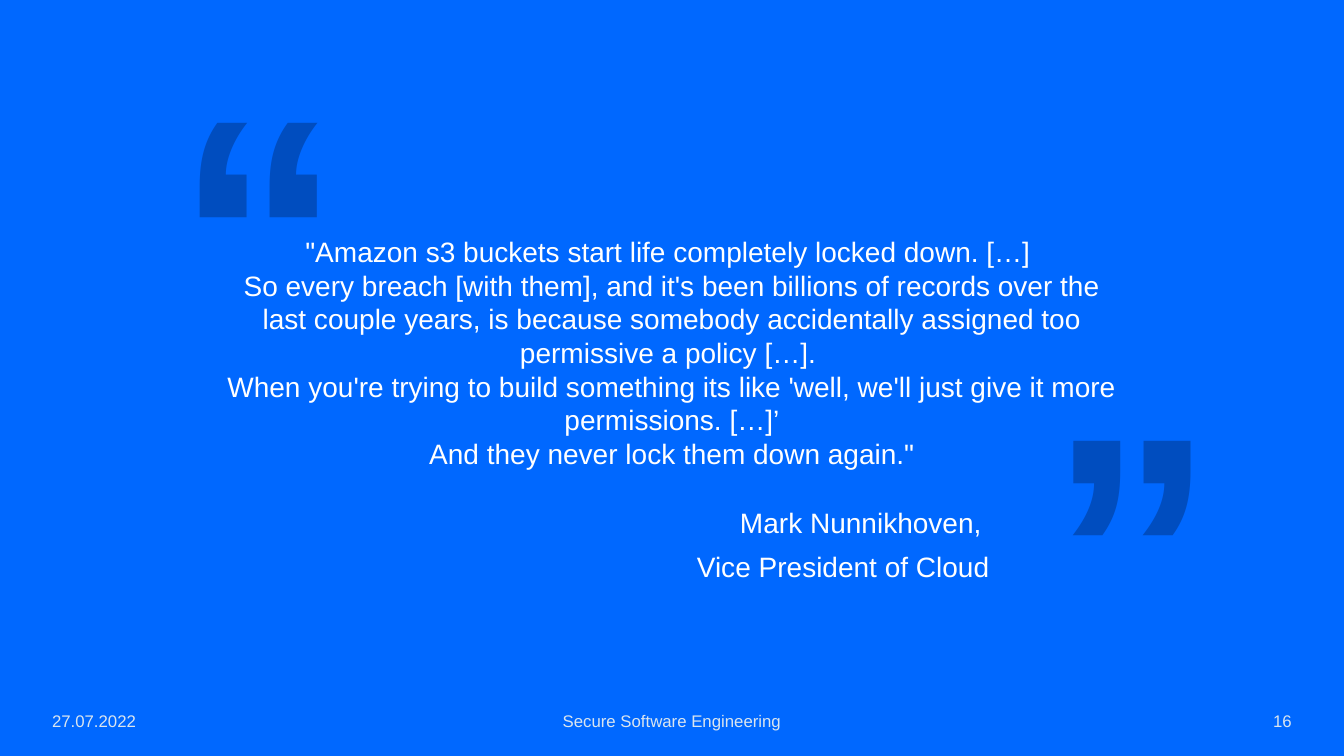
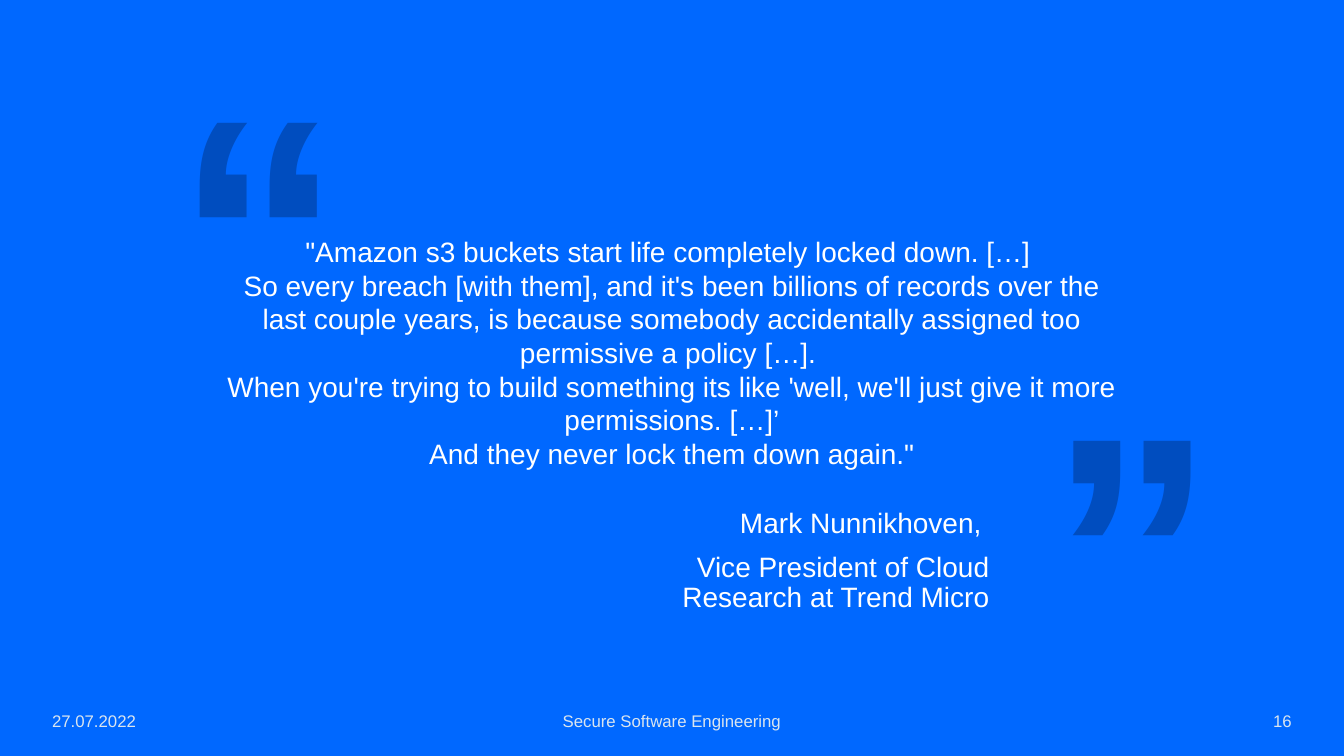
Before and after one commit to BranAndSceolan/SSE-Notes, a slide deck: slide 16 of documentation/Notiz-App.pptx. Drawn at 1344x756 pixels with LibreOffice and Linux fonts; fonts in the diff are those of the drawing. Boxes give left, top, right and bottom in pixels: in the first picture for what was removed or moved away, otherwise in the second. Text is boxed around its words. In the diff, an @@ line names an element or a change of style, - is before the commit and + after.

```diff
--- a/documentation/Notiz-App.pptx
+++ b/documentation/Notiz-App.pptx
@@ text at <box>682,556,990,608</box>: text changed @@
-Vice President of Cloud
+Vice President of Cloud Research at Trend Micro
```
Also in this commit, not shown: 2 other slides changed, 1 other file.
